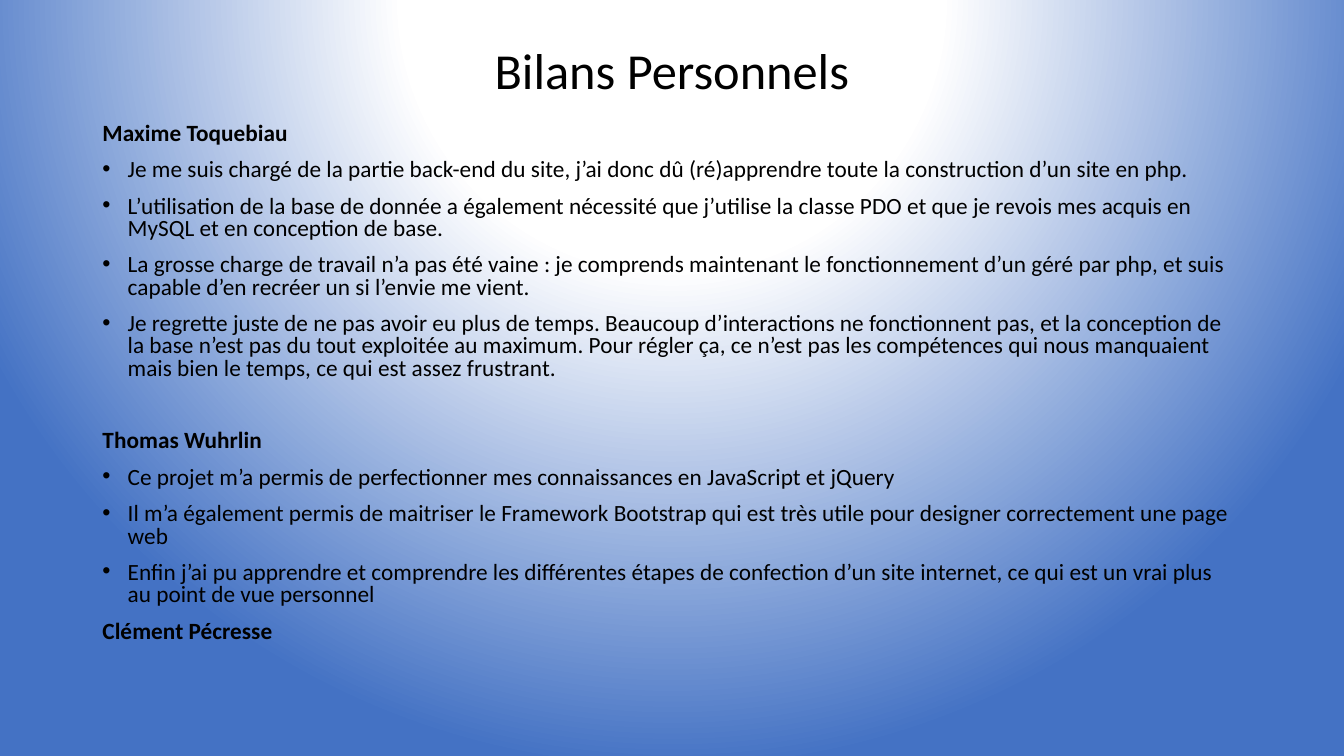
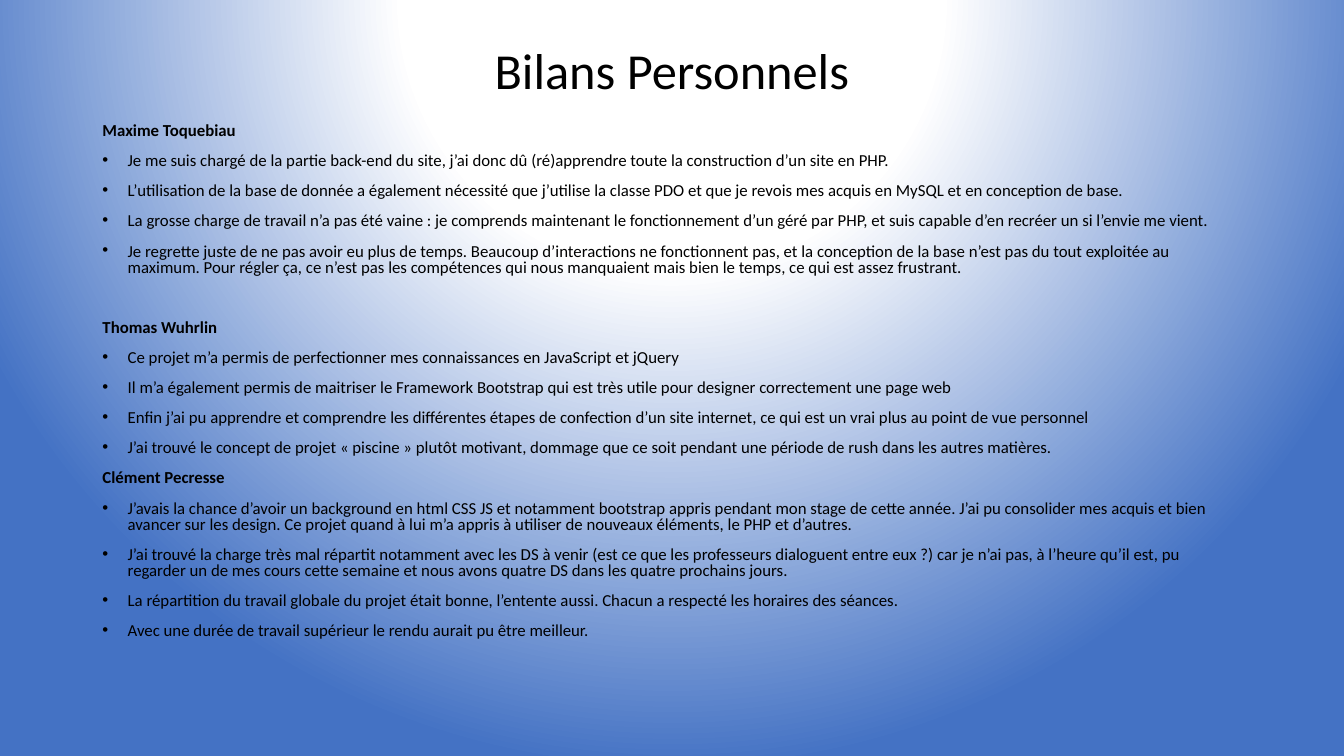
Before and after one commit to Maxtoq/ECELink, a slide deck: slide 12 of Présentation_finale.pptx. Drawn at 1344x756 pixels with LibreOffice and Linux fonts; fonts in the diff are those of the drawing. Boxes give left, top, right and bottom in pixels: in the first picture for what was removed or moved away, otherwise in the second. Text is boxed around its words. In the diff, an @@ line names an element or a change of style, - is before the commit and + after.

Commit message:
power point final

```diff
--- a/Présentation_finale.pptx
+++ b/Présentation_finale.pptx
@@ text at (102, 124, 1169, 426): size 16.6 to 12 pt in "Maxime Toquebiau", "L’utilisation de la base de donnée a ...", "Je regrette juste de ne pas avoir ...", "Thomas Wuhrlin" and 3 more places @@
@@ text at (128, 154, 889, 169): text changed; size 16.6 to 12 pt @@
-• Je me suis chargé de la partie back-end du site, j’ai donc dû (ré)apprendre toute la construction d’un site en php.
+• Je me suis chargé de la partie back-end du site, j’ai donc dû (ré)apprendre toute la construction d’un site en PHP.
@@ text at (128, 214, 1207, 229): text changed; size 16.6 to 12 pt @@
-• La grosse charge de travail n’a pas été vaine : je comprends maintenant le fonctionnement d’un géré par php, et suis capable d’en recréer un si l’envie me vient.
+• La grosse charge de travail n’a pas été vaine : je comprends maintenant le fonctionnement d’un géré par PHP, et suis capable d’en recréer un si l’envie me vient.
@@ text at (102, 441, 1206, 639): text changed; size 16.6 to 12 pt; bold off @@
-Clément Pécresse
+• J’ai trouvé le concept de projet « piscine » plutôt motivant, dommage que ce soit pendant une période de rush dans les autres matières.
+Clément Pecresse
+• J’avais la chance d’avoir un background en html CSS JS et notamment bootstrap appris pendant mon stage de cette année. J’ai pu consolider mes acquis et bien avancer sur les design. Ce projet quand à lui m’a appris à utiliser de nouveaux éléments, le PHP et d’autres.
+• J’ai trouvé la charge très mal répartit notamment avec les DS à venir (est ce que les professeurs dialoguent entre eux ?) car je n’ai pas, à l’heure qu’il est, pu regarder un de mes cours cette semaine et nous avons quatre DS dans les quatre prochains jours.
+• La répartition du travail globale du projet était bonne, l’entente aussi. Chacun a respecté les horaires des séances.
+• Avec une durée de travail supérieur le rendu aurait pu être meilleur.
```
Also in this commit, not shown: 9 other slides changed.
